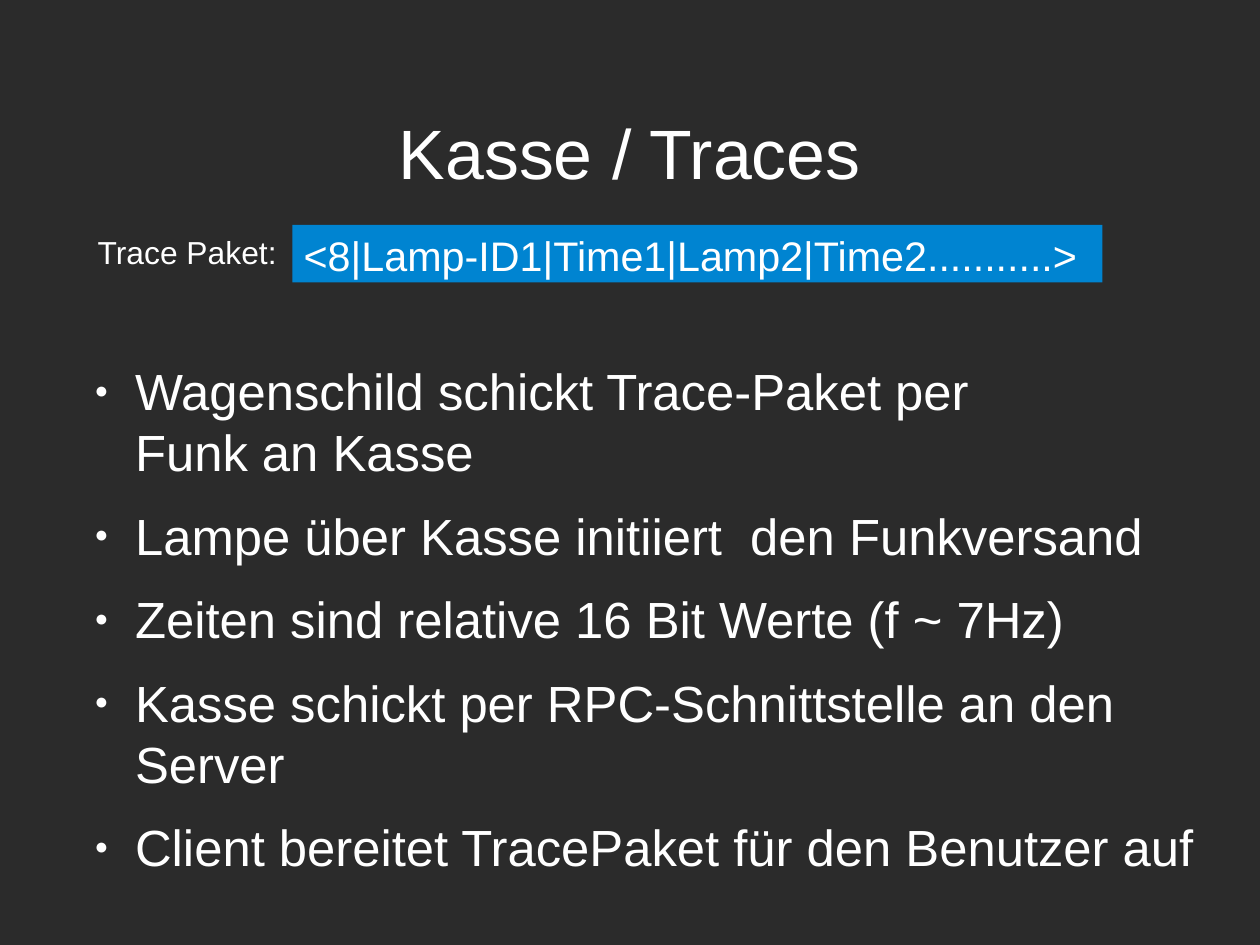
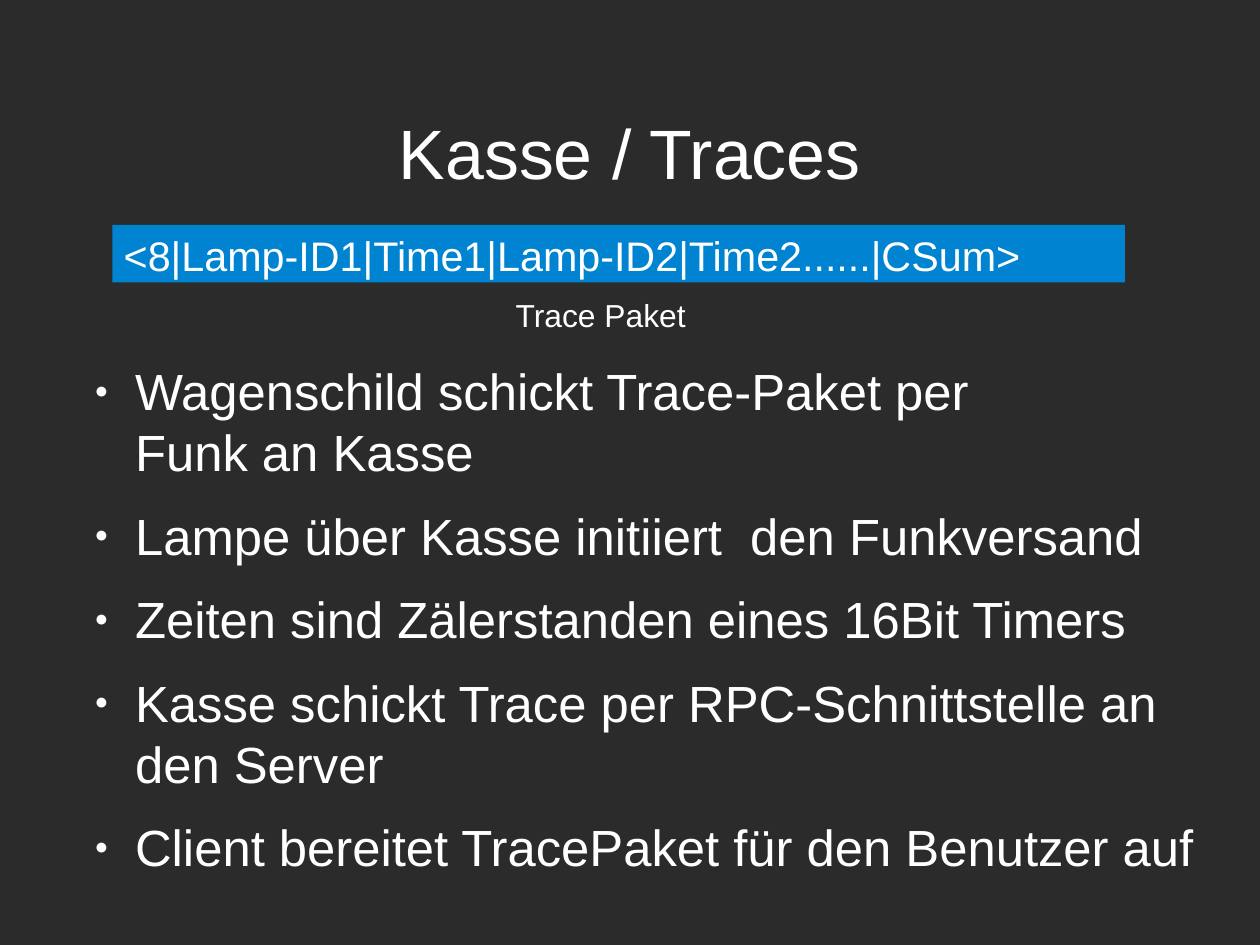
Before and after one commit to Niondir/rika-led, a slide deck: slide 5 of präsentation 3/part 2/p2-pr3.odp. Drawn at 1260x945 pixels with LibreOffice and Linux fonts; fonts in the diff are those of the drawing; background and template pictures are left out; a plain dark background stands for a picture behind light text. Boxes give left, top, right and bottom in pixels: in the first picture for what was removed or moved away, otherwise in the second. Text is boxed around its words. In the diff, an @@ line names an element or a change of style, - is before the commit and + after.

```diff
--- a/präsentation 3/part 2/p2-pr3.odp
+++ b/präsentation 3/part 2/p2-pr3.odp
@@ rectangle "<8|Lamp-ID1|Time1|Lamp-ID2|Time2......|CSum>": place and size @@
-rectangle "<8|Lamp-ID1|Time1|Lamp-ID2|Time2......|CSum>" at <box>293,225,1103,282</box>
+rectangle "<8|Lamp-ID1|Time1|Lamp-ID2|Time2......|CSum>" at <box>112,225,1125,282</box>
@@ text in rectangle at <box>124,241,1021,280</box>: text changed @@
-<8|Lamp-ID1|Time1|Lamp2|Time2...........>
+<8|Lamp-ID1|Time1|Lamp-ID2|Time2......|CSum>
@@ text at <box>516,304,685,328</box>: text changed @@
-Trace Paket:
+Trace Paket
@@ text at <box>135,601,1156,784</box>: text changed @@
-● Zeiten sind relative 16 Bit Werte (f ~ 7Hz)
-● Kasse schickt per RPC-Schnittstelle an den Server
+● Zeiten sind Zälerstanden eines 16Bit Timers
+● Kasse schickt Trace per RPC-Schnittstelle an den Server
```
Also in this commit, not shown: 5 other slides changed, 1 other file.
